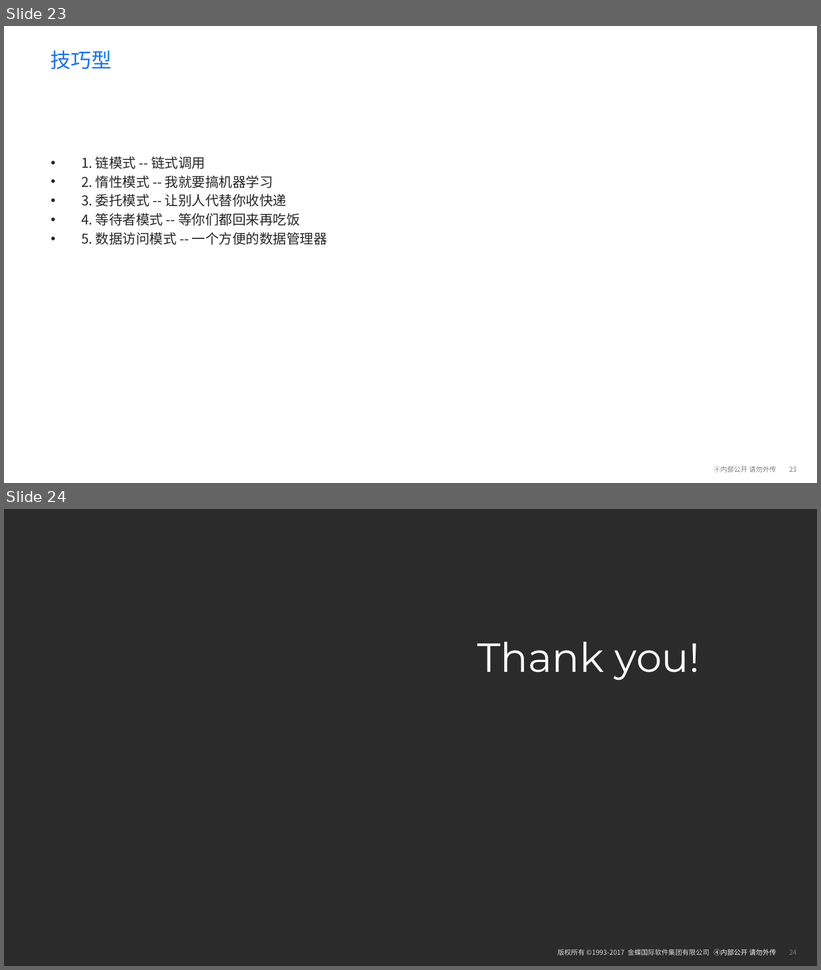
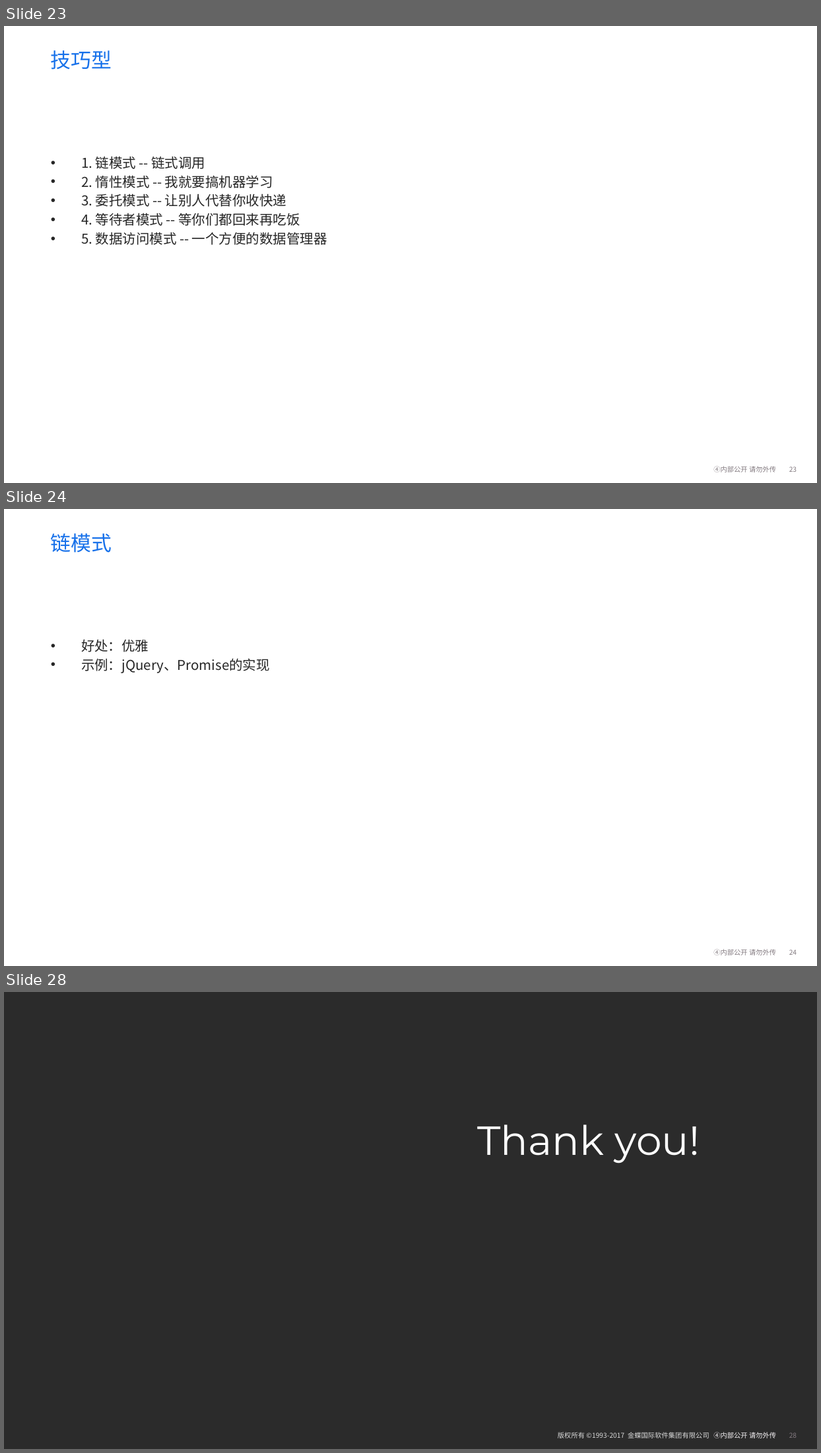
Before and after one commit to fionaVg1/wangyiyunketang, a slide deck: 分享/设计模式/前端之设计模式.pptx. Shown one above the other, each under a label of ours: slides 23 and 24 before the commit, slides 23, 24 and 28 after it; the slides between them are not shown. The pictures are 821x970 and 821x1453 pixels, drawn with LibreOffice and Linux fonts; fonts in the diff are those of the drawing; background and template pictures are left out; a plain dark background stands for a picture behind light text. Boxes give left, top, right and bottom in pixels: in the first picture for what was removed or moved away, otherwise in the second. Text is boxed around its words. In the diff, an @@ line names an element or a change of style, - is before the commit and + after.

```diff
--- a/分享/设计模式/前端之设计模式.pptx
+++ b/分享/设计模式/前端之设计模式.pptx
@@ slide 24 added at bbox=[4, 509, 817, 966], background #FFFFFF; not listed: 2 template elements that a slide beside it also shows @@
@@ title added at bbox=[51, 533, 112, 553], 24 pt, text #1771EA @@
+链模式
@@ text added at bbox=[81, 640, 270, 673], 16 pt, text #262626 @@
+• 好处：优雅
+• 示例：jQuery、Promise的实现
@@ what was slide 24 is now slide 28 @@
```
Also in this commit, not shown: 6 slides changed, 5 other slides added, 2 slides removed, 11 other files.
